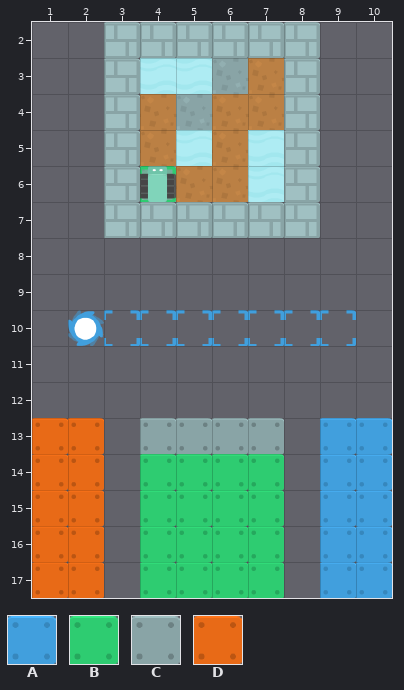
Tiled map, stored at android/assets/stages/queue_easy.tmx. The picture above is the old version.
Cells are 64x64 px. Shown: x 1..10, y 2..17.
Key: from "tileset": A 0 "box", B 7 "box", C 11 "box", D 14 "box".
_ is an empty cell.
Layers that did not change in this view are not listed.
Layer "boxes" before, first column x 1:
 2 __________
 3 __________
 4 __________
 5 __________
 6 __________
 7 __________
 8 __________
 9 __________
10 __________
11 __________
12 __________
13 DD_CCCC_AA
14 DD_BBBB_AA
15 DD_BBBB_AA
16 DD_BBBB_AA
17 DD_BBBB_AA
After the commit:
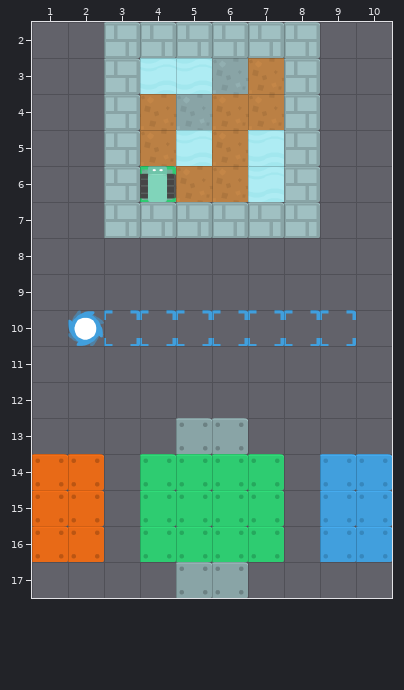
The edit:
Layer "boxes":
Tile B gives way to tile C in row 17 at x 5 to 6.
Tile A is gone in row 13 at x 9 to 10; in row 17 at x 9 to 10.
Tile B is gone in row 17 at x 4 and 7.
Tile C is gone in row 13 at x 4 and 7.
Tile D is gone in row 13 at x 1 to 2; in row 17 at x 1 to 2.
